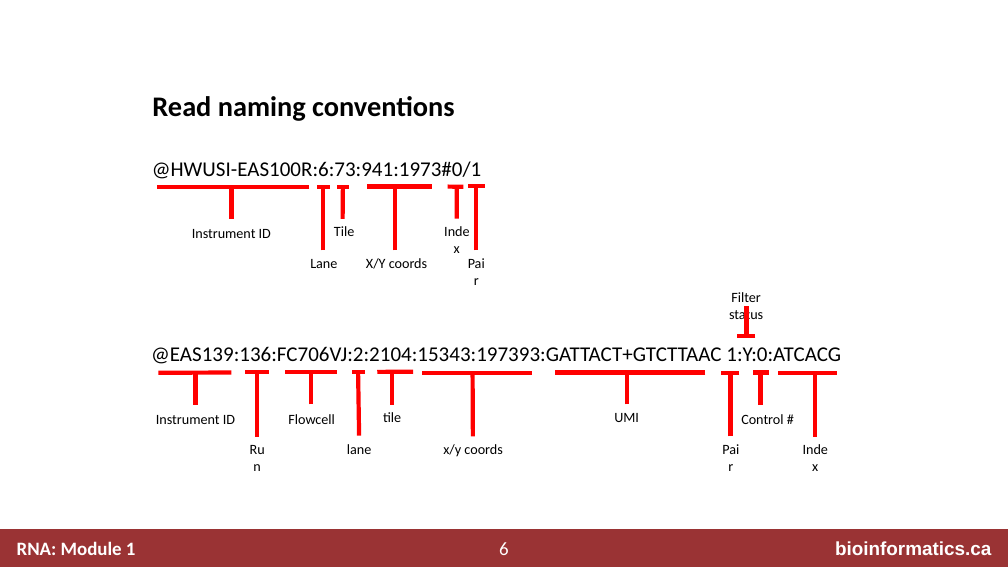
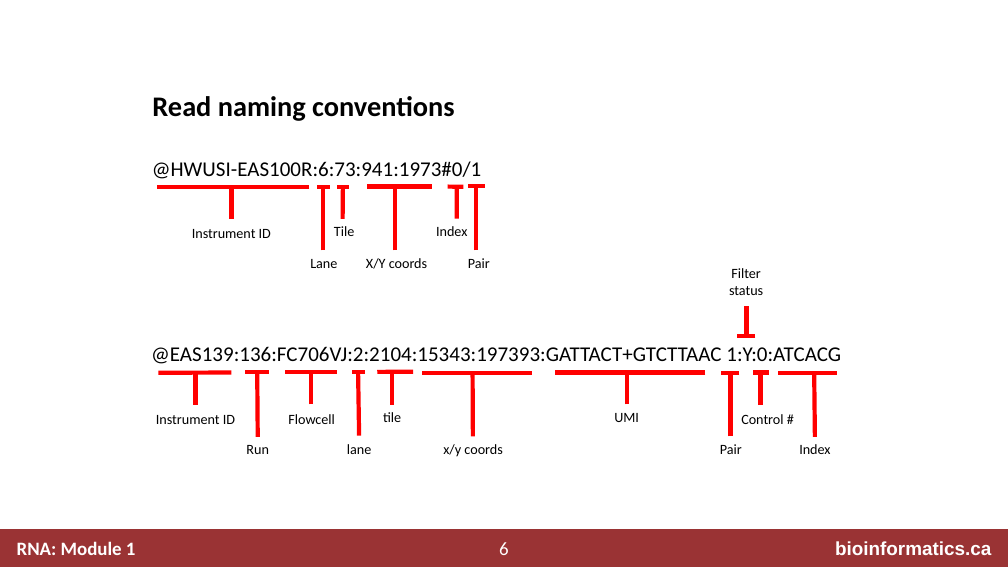
Before and after one commit to griffithlab/rnabio.org, a slide deck: slide 6 of assets/lectures/cbw/2021/mini/RNASeq_MiniLecture_01_01_FASTA_FASTQ_GTF.pptx. Drawn at 1008x567 pixels with LibreOffice and Linux fonts; fonts in the diff are those of the drawing. Boxes give left, top, right and bottom in pixels: in the first picture for what was removed or moved away, otherwise in the second. Text is boxed around its words. In the diff, an @@ line names an element or a change of style, - is before the commit and + after.

```diff
--- a/assets/lectures/cbw/2021/mini/RNASeq_MiniLecture_01_01_FASTA_FASTQ_GTF.pptx
+++ b/assets/lectures/cbw/2021/mini/RNASeq_MiniLecture_01_01_FASTA_FASTQ_GTF.pptx
@@ text "Index" rewrapped from (436,219,479,261) to (436,226,467,236) @@
@@ text "Pair" rewrapped from (458,251,495,293) to (468,258,490,268) @@
@@ text "Filter status" rewrapped from (729,292,763,323) to (729,268,763,295) @@
@@ text "Run" rewrapped from (239,437,276,479) to (246,445,268,454) @@
@@ text "Pair" rewrapped from (713,437,749,479) to (720,444,742,454) @@
@@ text "Index" rewrapped from (794,437,837,479) to (799,444,830,454) @@
```
Also in this commit, not shown: 1 other slide changed, 1 other file.
